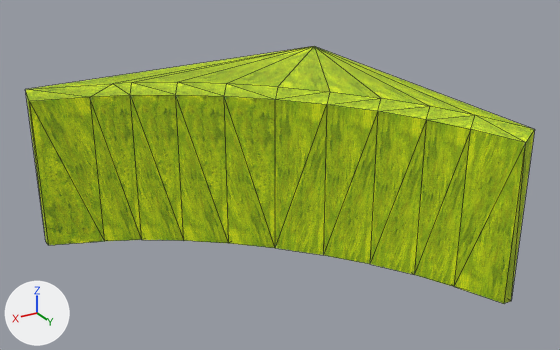
A saved change to the OBJ model PA10/assets/texturethings/bot_curves_right.obj.
One viewpoint serves both versions: a camera (50 mm lens) standing at (-7.33, 2.8, 3.83) and looking at (-11.47, -4.1, 0.38). Lighting does not change. The marker at lower left points along +X, +Y and +Z. Mesh edges are drawn as thin lines. Where no turn or scale is listed for an object, it has been applied to the vertices.

Objects in the first picture: 'Right_Cube.000'.
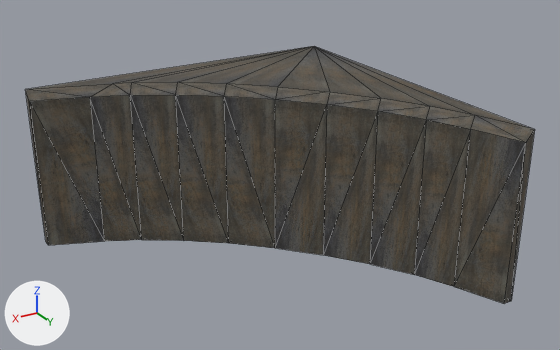
What changed in the scene script:
```text
Add img_prodotti_156350_rele632d874ff3e40378d3dbb6b220c6df6_jpg:
    img_prodotti_156350_rele632d874ff3e40378d3dbb6b220c6df6_jpg = load_image('prodotti-156350-rele632d874ff3e40378d3dbb6b220c6df6.jpg', 'prodotti-156350-rele632d874ff3e40378d3dbb6b220c6df6.jpg', 1103, 827, 'sRGB')
Change mat_material_001:
    mat_material_001.texture: img_yellow_green_paint_texture_jpg -> img_prodotti_156350_rele632d874ff3e40378d3dbb6b220c6df6_jpg
```

Where the change shows, as pixel boxes (x1, y1, x2, y2) in the pictures (560 x 350 px):
'Right_Cube.000', surface changed
    both: (25, 46, 535, 304)
